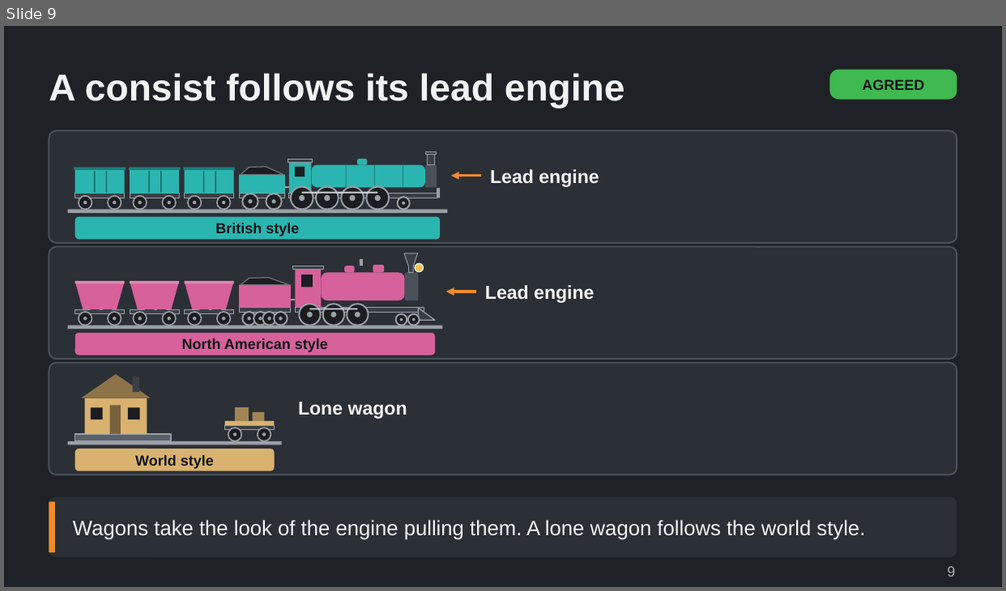
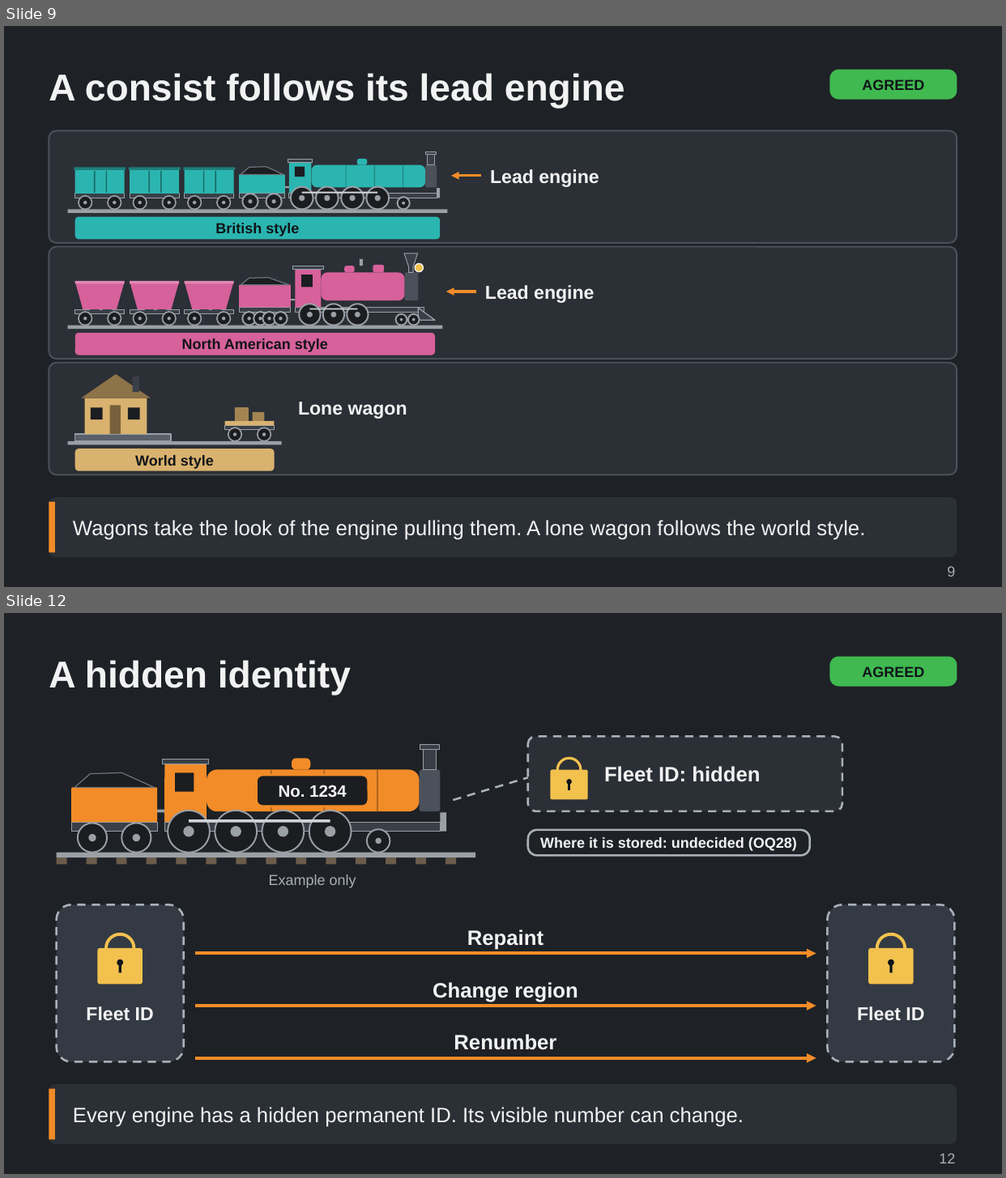
Before and after one commit to Tarenkookoo/Satisfactory---Early-Locomotion, a slide deck: Reporting/Claude Presents/Deck5_Regions_Numbers/Regions_Numbers_and_Fleet_Identity_Explained.pptx. Shown one above the other, each under a label of ours: slide 9 before the commit, slides 9 and 12 after it; the slides between them are not shown. The pictures are 1006x591 and 1006x1178 pixels, drawn with LibreOffice and Linux fonts; fonts in the diff are those of the drawing. Boxes give left, top, right and bottom in pixels: in the first picture for what was removed or moved away, otherwise in the second. Text is boxed around its words. In the diff, an @@ line names an element or a change of style, - is before the commit and + after.

```diff
--- a/Reporting/Claude Presents/Deck5_Regions_Numbers/Regions_Numbers_and_Fleet_Identity_Explained.pptx
+++ b/Reporting/Claude Presents/Deck5_Regions_Numbers/Regions_Numbers_and_Fleet_Identity_Explained.pptx
@@ slide 12 added at (4, 613, 1002, 1174), background #1E2126 @@
@@ title added at (49, 660, 351, 696), 36 pt, text #F2F2F2, bold @@
+A hidden identity
@@ rounded rectangle added at (829, 657, 957, 687), fill #3FB950, 14 pt, text #101418, bold @@
+AGREED
@@ rounded rectangle added at (528, 830, 809, 855), outline #A9B0B8 2 pt, 14 pt, text #F2F2F2, bold @@
+Where it is stored: undecided (OQ28)
@@ group added at (57, 736, 955, 1063): 30 rectangles, 17 ellipses, 12 rounded rectangles, 7 texts, 4 freeform shapes, 3 arrows, 1 line @@
+No. 1234
+Example only
+Fleet ID: hidden
+Fleet ID
+Fleet ID
+Repaint
+Change region
+Renumber
@@ rounded rectangle added at (49, 1084, 957, 1144), fill #2B2F36 @@
@@ rectangle added at (49, 1089, 55, 1140), fill #F28C28 @@
@@ text added at (73, 1107, 744, 1127), 20 pt, text #F2F2F2 @@
+Every engine has a hidden permanent ID. Its visible number can change.
@@ text added at (939, 1153, 955, 1164), 14 pt, text #A9B0B8 @@
+12
```
Also in this commit, not shown: 8 other slides added, 3 other files.
